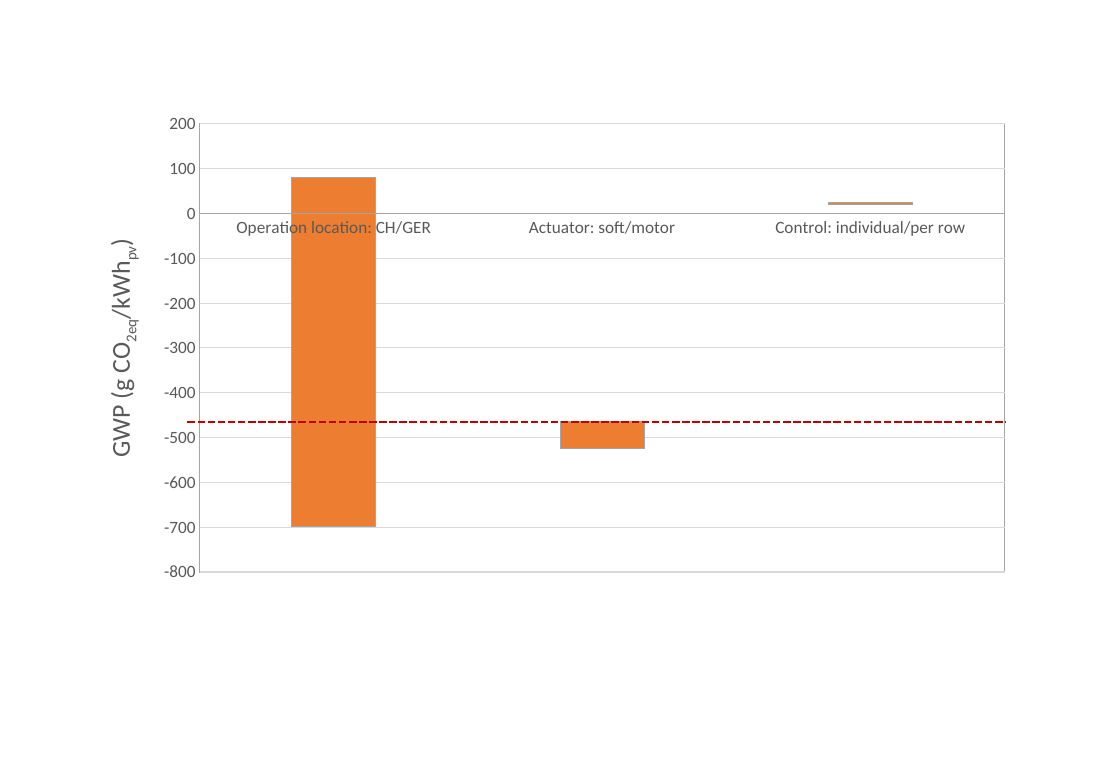
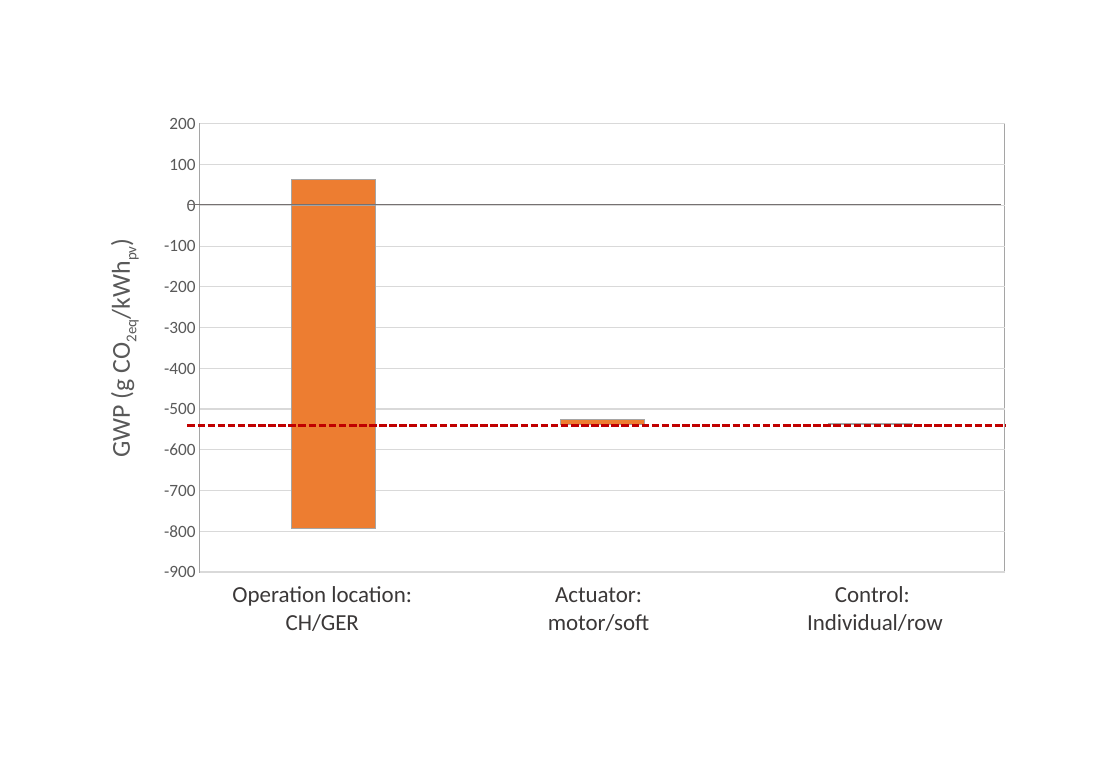
Before and after one commit to architecture-building-systems/LCA_Paper, a slide deck: slide 19 of elsarticle/Images/Thesis charts.pptx. Drawn at 1120x775 pixels with LibreOffice and Linux fonts; fonts in the diff are those of the drawing. Boxes give left, top, right and bottom in pixels: in the first picture for what was removed or moved away, otherwise in the second. Text is boxed around its words. In the diff, an @@ line names an element or a change of style, - is before the commit and + after.

```diff
--- a/elsarticle/Images/Thesis charts.pptx
+++ b/elsarticle/Images/Thesis charts.pptx
@@ column stacked chart at [82,104,1024,593] @@
-categories: Operation location: CH/GER, Actuator: soft/motor, Control: individual/per row
+categories: 1, 2, 3
-Series 1: -700, -470, 20
+Series 1: -790, -530, -540
-Series 2: 80, -60, 0
+Series 2: 60, -10, 0
@@ category axis changed @@
@@ line added from (187, 205) to (1002, 205), #767171 0.5 pt @@
@@ line moved from (187, 422) - (1006, 422) to (187, 426) - (1006, 426) @@
@@ text added at [232,586,412,631], 16 pt, text #3B3838 @@
+Operation location: CH/GER
@@ text added at [548,587,649,631], 16 pt, text #3B3838 @@
+Actuator: motor/soft
@@ text added at [807,586,943,631], 16 pt, text #3B3838 @@
+Control:
+Individual/row
```
Also in this commit, not shown: 2 other slides changed, 4 other files.
